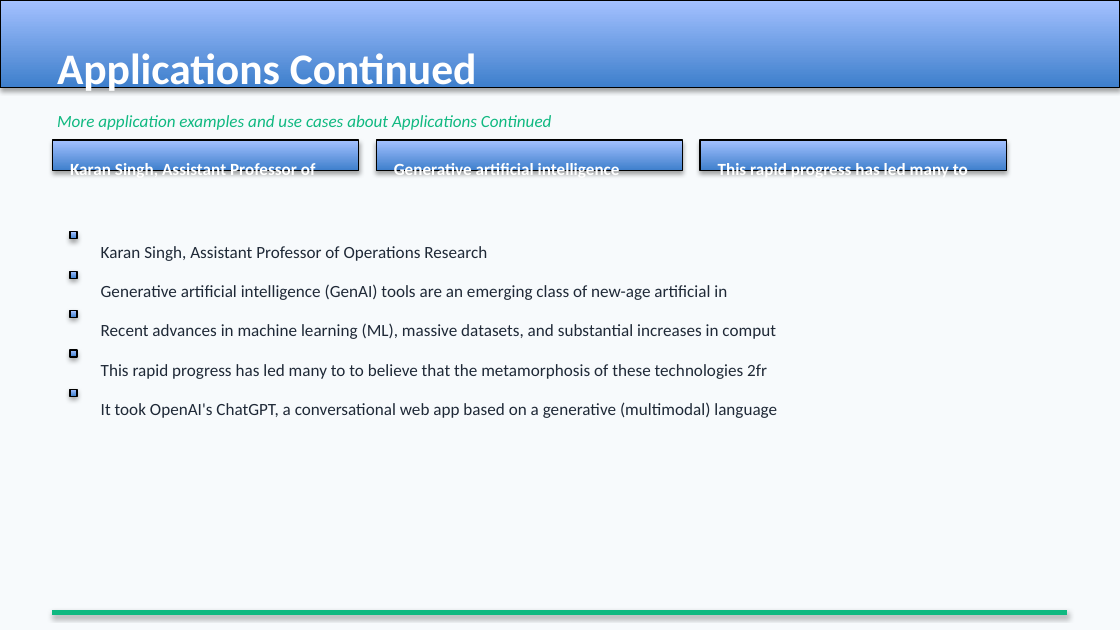
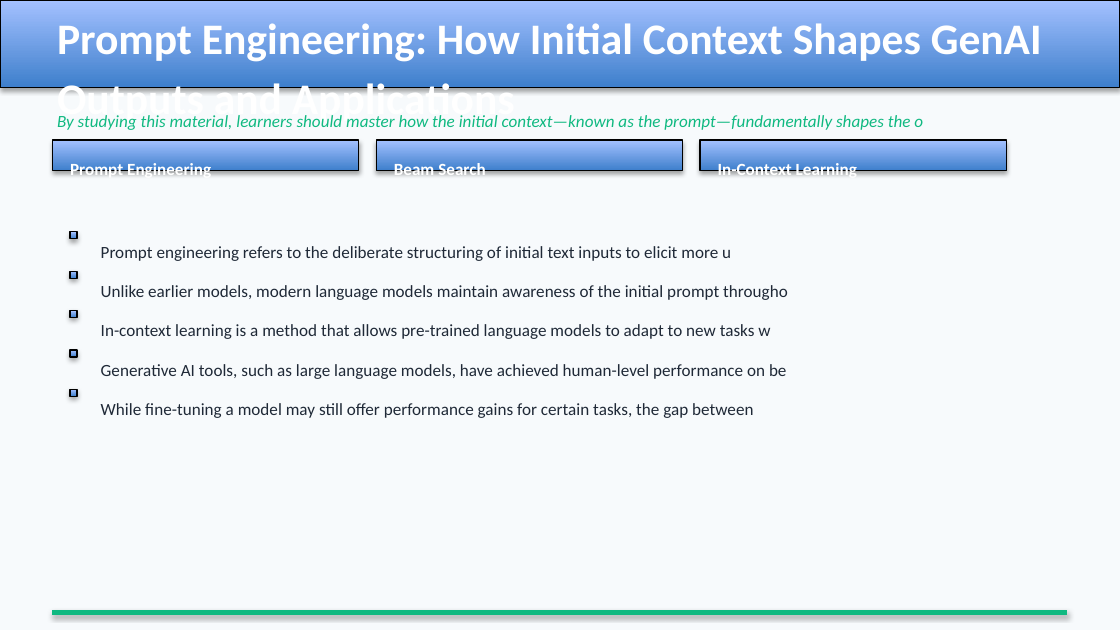
Before and after one commit to MahmoudAlyosify/Automated-Multimodal-Agent-PDF-to-Narrated-PowerPoint, a slide deck: slide 9 of Agentic Systems/6- PPTX Builder Agent/lecture.pptx. Drawn at 1120x630 pixels with LibreOffice and Linux fonts; fonts in the diff are those of the drawing. Boxes give left, top, right and bottom in pixels: in the first picture for what was removed or moved away, otherwise in the second. Text is boxed around its words. In the diff, an @@ line names an element or a change of style, - is before the commit and + after.

```diff
--- a/Agentic Systems/6- PPTX Builder Agent/lecture.pptx
+++ b/Agentic Systems/6- PPTX Builder Agent/lecture.pptx
@@ text at [57, 23, 1042, 125]: text changed @@
-Applications Continued
+Prompt Engineering: How Initial Context Shapes GenAI Outputs and Applications
@@ text at [57, 115, 923, 130]: text changed @@
-More application examples and use cases about Applications Continued
+By studying this material, learners should master how the initial context—known as the prompt—fundamentally shapes the o
@@ text at [70, 161, 211, 180]: text changed @@
-Karan Singh, Assistant Professor of
+Prompt Engineering
@@ text at [394, 161, 485, 180]: text changed @@
-Generative artificial intelligence
+Beam Search
@@ text at [718, 161, 857, 180]: text changed @@
-This rapid progress has led many to
+In-Context Learning
@@ text at [101, 246, 731, 261]: text changed @@
-Karan Singh, Assistant Professor of Operations Research
+Prompt engineering refers to the deliberate structuring of initial text inputs to elicit more u
@@ text at [101, 285, 788, 300]: text changed @@
-Generative artificial intelligence (GenAI) tools are an emerging class of new-age artificial in
+Unlike earlier models, modern language models maintain awareness of the initial prompt througho
@@ text at [101, 324, 770, 339]: text changed @@
-Recent advances in machine learning (ML), massive datasets, and substantial increases in comput
+In-context learning is a method that allows pre-trained language models to adapt to new tasks w
@@ text at [101, 364, 786, 379]: text changed @@
-This rapid progress has led many to to believe that the metamorphosis of these technologies 2fr
+Generative AI tools, such as large language models, have achieved human-level performance on be
@@ text at [101, 403, 753, 418]: text changed @@
-It took OpenAI's ChatGPT, a conversational web app based on a generative (multimodal) language
+While fine-tuning a model may still offer performance gains for certain tasks, the gap between
```
Also in this commit, not shown: 7 other slides changed, 5 slides added, 5 slides removed, 14 other files.
